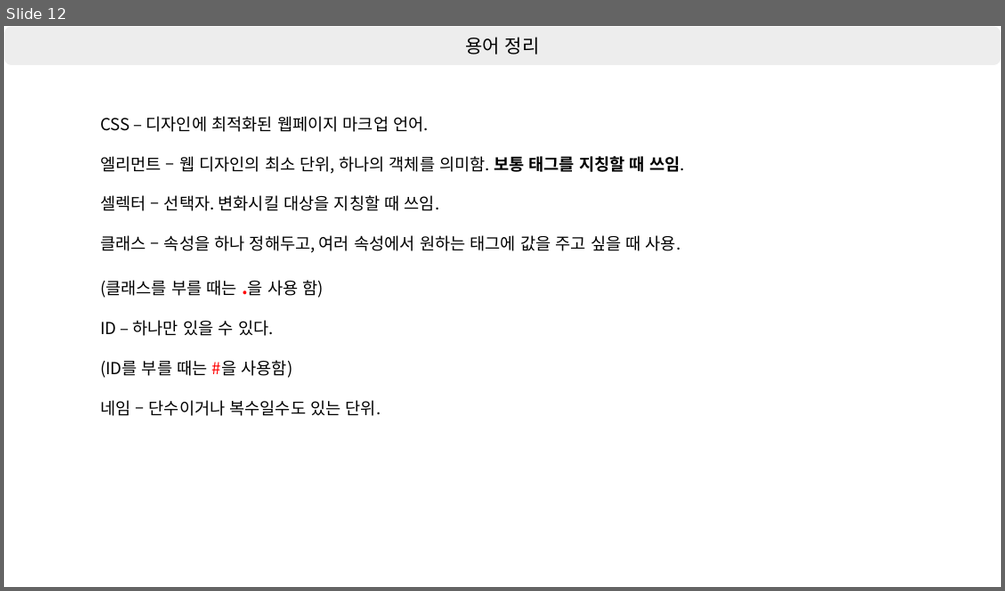
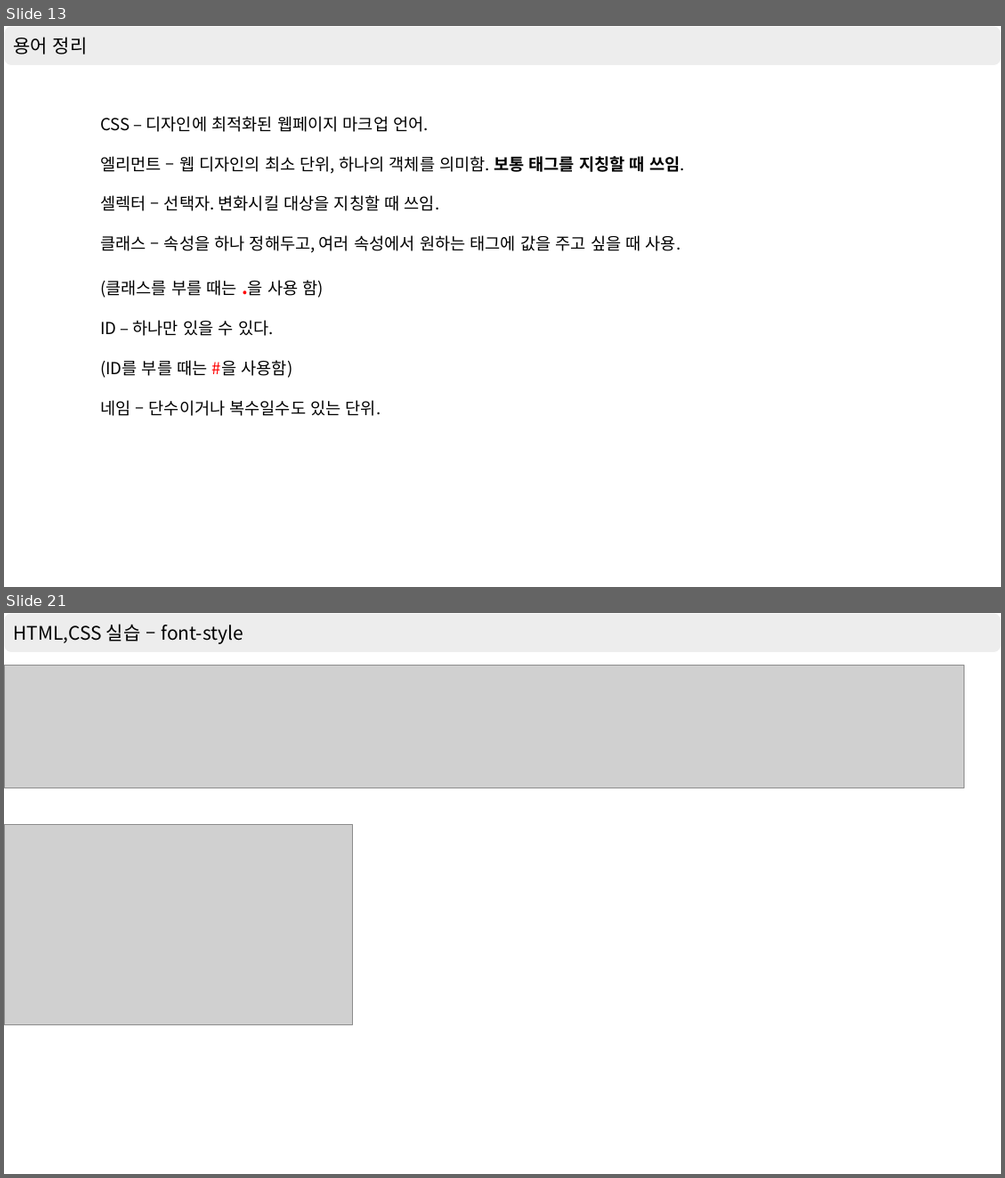
Before and after one commit to shchoichoko/web, a slide deck: Day2/강의 정리.pptx. Shown one above the other, each under a label of ours: slide 12 before the commit, slides 13 and 21 after it; the slides between them are not shown. The pictures are 1005x591 and 1005x1178 pixels, drawn with LibreOffice and Linux fonts; fonts in the diff are those of the drawing; grey boxes stand for pictures. Boxes give left, top, right and bottom in pixels: in the first picture for what was removed or moved away, otherwise in the second. Text is boxed around its words. In the diff, an @@ line names an element or a change of style, - is before the commit and + after.

Commit message:
css 태그 실습 및 ppt 정리

```diff
--- a/Day2/강의 정리.pptx
+++ b/Day2/강의 정리.pptx
@@ slide 21 added at box(4, 613, 1001, 1174), background #FFFFFF @@
@@ rounded rectangle added at box(4, 613, 1001, 653), fill #EDEDED, outline #FFFFFF 1 pt, 18 pt, text #000000 @@
+HTML,CSS 실습 – font-style
@@ picture added at box(4, 666, 963, 788) @@
@@ picture added at box(4, 824, 353, 1025) @@
@@ what was slide 12 is now slide 13 @@
@@ slide 13 changed as well @@
@@ rounded rectangle "용어 정리" at box(4, 26, 1001, 66): alignment centre to left @@
```
Also in this commit, not shown: 9 other slides changed, 8 other slides added, 4 slides removed, 3 other files.
